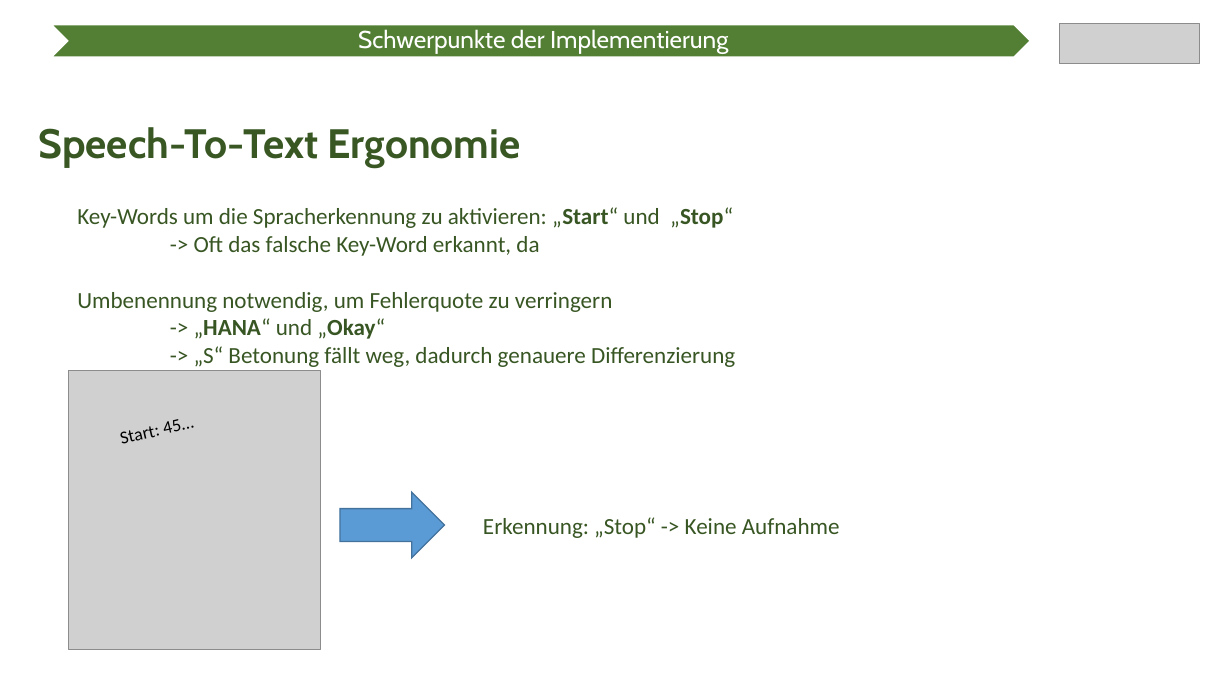
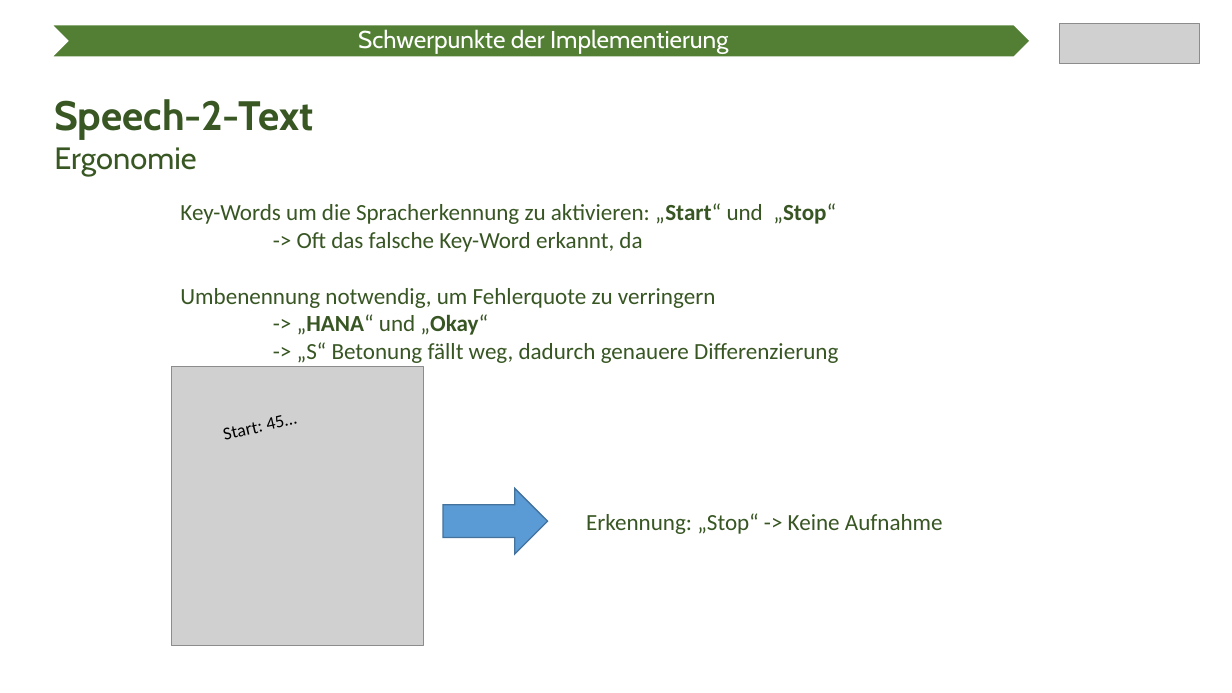
Before and after one commit to Ratoh/SAPLEXA, a slide deck: slide 7 of CavallaroAngelo/Präsentation Wahlmodulvorstellung/SAPlexa Präsentation.pptx. Drawn at 1232x693 pixels with LibreOffice and Linux fonts; fonts in the diff are those of the drawing; grey boxes stand for pictures. Boxes give left, top, right and bottom in pixels: in the first picture for what was removed or moved away, otherwise in the second. Text is boxed around its words. In the diff, an @@ line names an element or a change of style, - is before the commit and + after.

```diff
--- a/CavallaroAngelo/Präsentation Wahlmodulvorstellung/SAPlexa Präsentation.pptx
+++ b/CavallaroAngelo/Präsentation Wahlmodulvorstellung/SAPlexa Präsentation.pptx
@@ text at bbox=[54, 99, 313, 175]: text changed @@
-Speech-To-Text Ergonomie
+Speech-2-Text
+Ergonomie
@@ 3 texts, 1 picture, 1 right arrow: place and size @@
-3 texts, 1 picture, 1 right arrow at bbox=[68, 207, 840, 650]
+3 texts, 1 picture, 1 right arrow at bbox=[171, 203, 943, 646]
```
Also in this commit, not shown: 14 other slides changed, 2 slides added, 3 slides removed.
